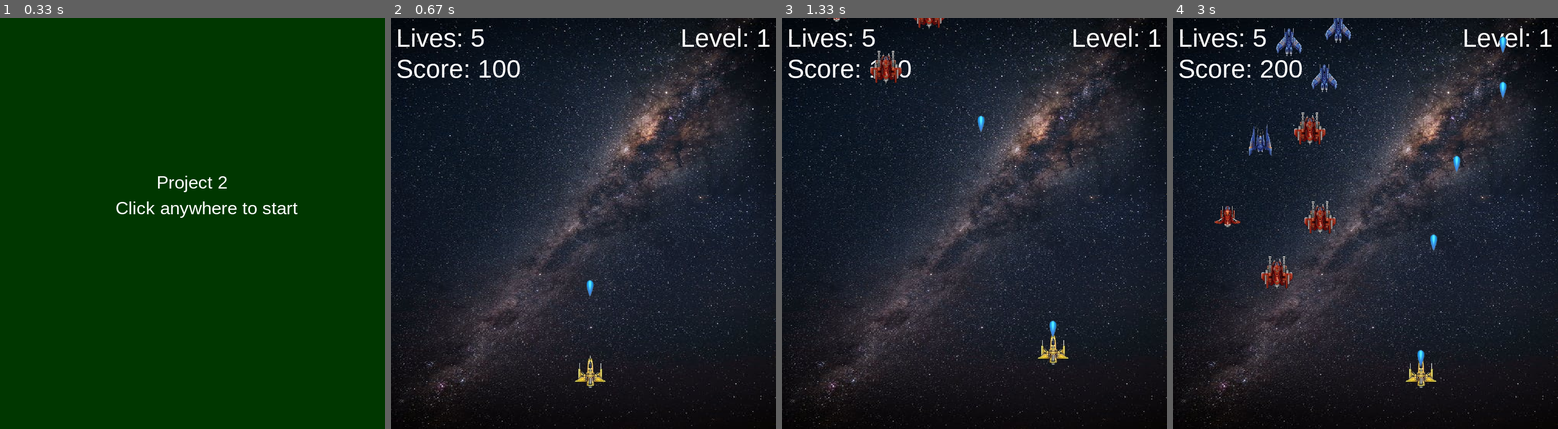
Above: before the commit, frames 1-4 (left to right).
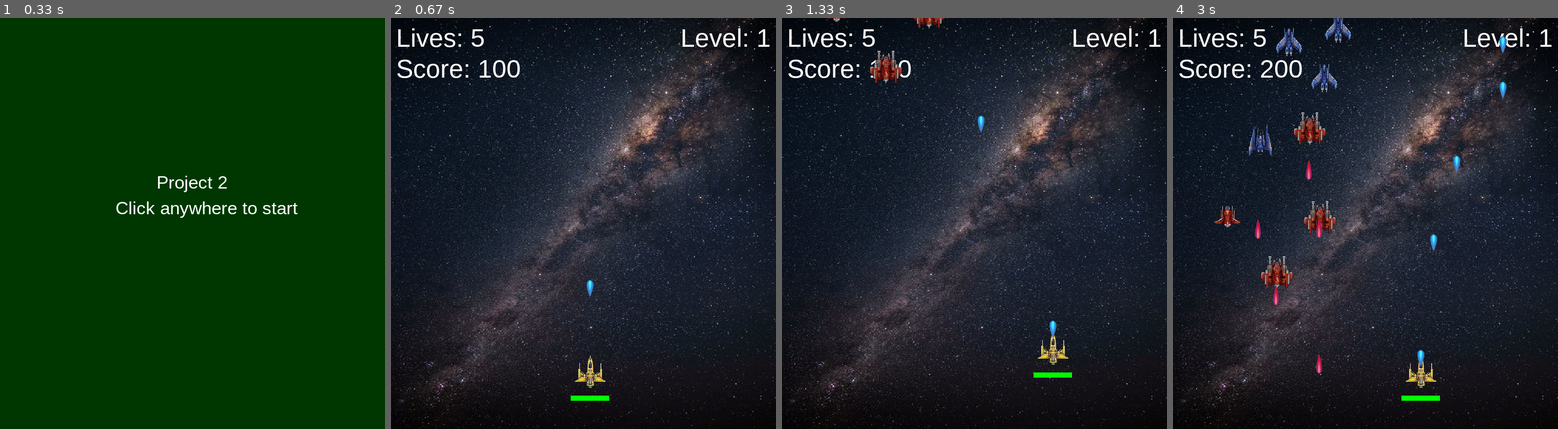
Above: after the commit, the same moments.

Repository: robin4094/pygame_project
Game: pygame game, started from project2.py
Same seed, same stepped clock (60 frames per second), same inputs: the game is played once before the commit and once after it.
Inputs:
- Up to frame 1 (0.33 s): no input
- Up to frame 2 (0.67 s): tap Space at 0.33 s
- Up to frame 3 (1.33 s): hold Right 0.67-1.13 s; hold Up from 1.17 s (still down); tap Space at 1.23 s
- Up to frame 4 (3 s): release Up at 1.47 s; hold Right 1.5-1.97 s; tap Space at 1.57, 1.87, 2.07, 2.37, 2.63, 2.97 s; hold Left 2-2.53 s; hold Down 2.57-2.87 s; hold Left from 2.9 s (still down)

Frame 1 is identical in both runs. In frame 2, 0.1% of the frame differs, in the area x 46-57%, y 91-94%; in frame 3, 0.1%; in frame 4, 0.4%, in the area x 21-70%, y 34-94%.

Commit message:
Update project2.py

Diff:
--- a/project2.py
+++ b/project2.py
@@ -68,11 +68,12 @@
 
 
 class Player(Ship):
-    def __init__(self, x, y):
-        super().__init__(x, y)
+    def __init__(self, x, y, health=100):
+        super().__init__(x, y, health)
         self.ship_img = pygame.transform.scale(pygame.image.load('spaceship.png'), (SPACESHIP_WIDTH, SPACESHIP_HEIGHT))
         self.laser_img = pygame.transform.scale(pygame.image.load('bullet.png'), (30, 45))
         self.mask = pygame.mask.from_surface(self.ship_img)
+        self.max_health = health
 
     def move_lasers(self, vel, objs):
         self.cooldown()
@@ -83,13 +84,20 @@
             else:
                 for obj in objs:
                     if laser.collision(obj):
+                        obj.health -= 10
                         objs.remove(obj)
                         self.score += 100
                         if laser in self.lasers:
                             self.lasers.remove
 
+    def healthbar(self, window):
+        pygame.draw.rect(window, (255, 0, 0), (self.x, self.y + self.ship_img.get_height() + 10, self.ship_img.get_width(), 10))
+        pygame.draw.rect(window, (0, 255, 0), (self.x, self.y + self.ship_img.get_height() + 10, self.ship_img.get_width() * (self.health/self.max_health), 10))
+
     def draw(self, window):
         super().draw(window)
+        self.healthbar(window)
+
 class Enemy(Ship):
     COLOR_MAP = {"red":(RED_ENEMY, ENEMY_BULLET), "red2": (RED_ENEMY2, ENEMY_BULLET), "blue": (BLUE_ENEMY, ENEMY_BULLET), "blue2": (BLUE_ENEMY2, ENEMY_BULLET)}
 
@@ -128,6 +136,10 @@
 
 def init_game():
     clock = pygame.time.Clock()
+    lost = False
+    won = False
+    lost_countdown = 0
+    won_countdown = 0
     player = Player(350, 650)
     player_vel = 5
     laser_vel = 8
@@ -149,6 +161,12 @@
         WINDOW.blit(level_label, (WINDOW_WIDTH - level_label.get_width() - 10, 10))
         WINDOW.blit(score_label, (10,70))
         player.draw(WINDOW)
+        if lost:
+            lost_label = main_font.render(f"You Lost! Score: {player.score}", 1, (255, 255, 255))
+            WINDOW.blit(lost_label, (WINDOW_WIDTH//2 - lost_label.get_width()//2, 350))
+        if won:
+            won_label = main_font.render(f"You Won! Score: {player.score}", 1, (255, 255, 255))
+            WINDOW.blit(won_label, (WINDOW_WIDTH//2 - won_label.get_width()//2, 350))
         if len(enemies) == 0:
             level += 1
             wave_length += 5
@@ -158,6 +176,18 @@
         for enemy in enemies:
             enemy.draw(WINDOW)
         pygame.display.update()
+        if lives <= 0 or player.health <= 0:
+            lost = True
+            lost_countdown += 1
+        if lost:
+            if lost_countdown > FPS * 3:
+                run = False
+        if level > 2:
+            won = True
+            won_countdown += 1
+        if won:
+            if won_countdown > FPS *3:
+                run = False
         keys = pygame.key.get_pressed()
         if keys[pygame.K_UP] and player.y - player_vel > 0:
             player.y -= player_vel
@@ -171,6 +201,12 @@
             player.shoot()
         for enemy in enemies[:]:
             enemy.move(enemy_vel)
+            enemy.move_lasers(laser_vel, player)
+            if random.randrange(0, 2*60) == 1:
+                enemy.shoot()
+            if collide(enemy, player):
+                player.health -= 10
+                enemies.remove(enemy)
             if enemy.y + enemy.get_height() > WINDOW_HEIGHT:
                 enemies.remove(enemy)
                 lives -= 1
